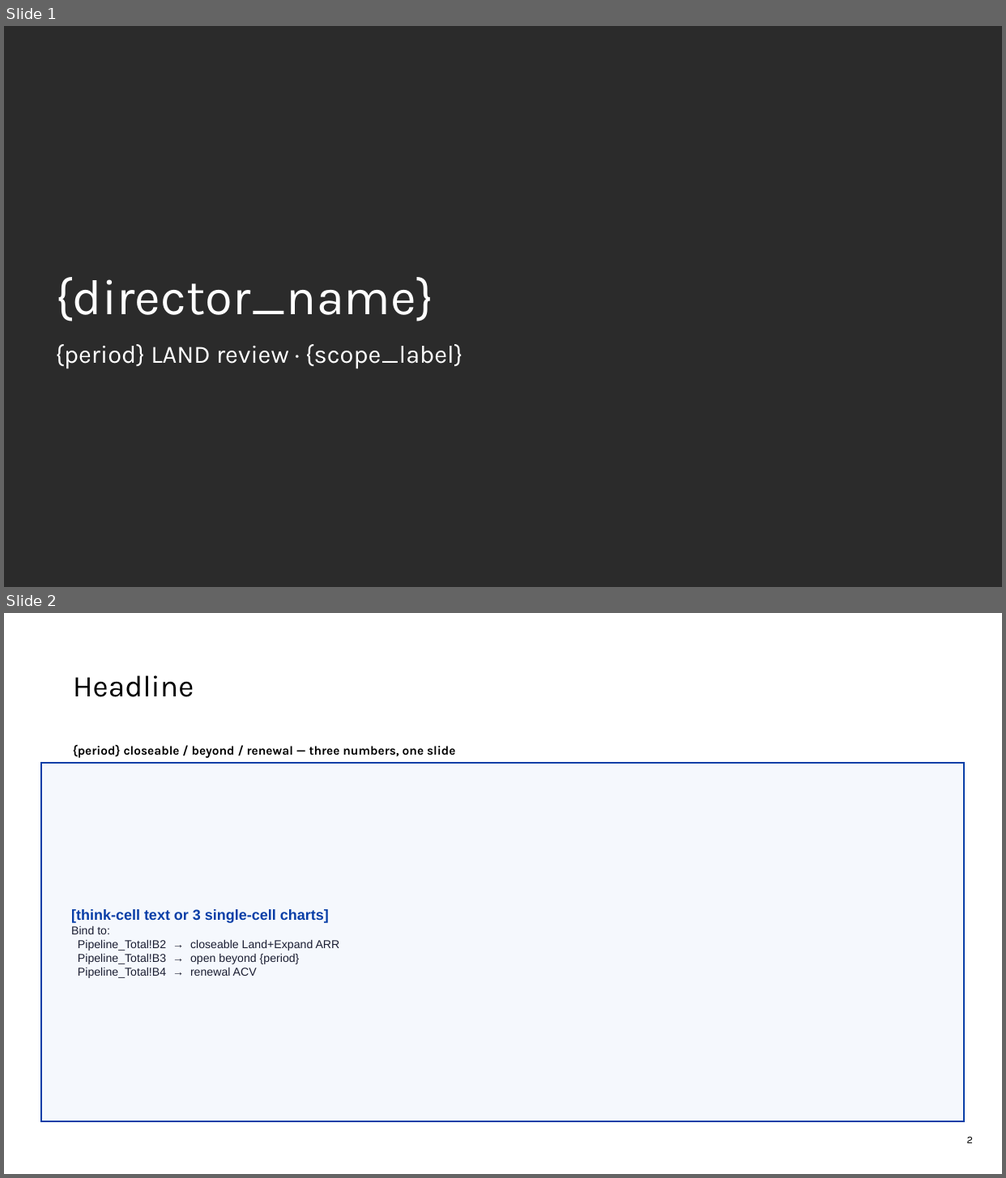
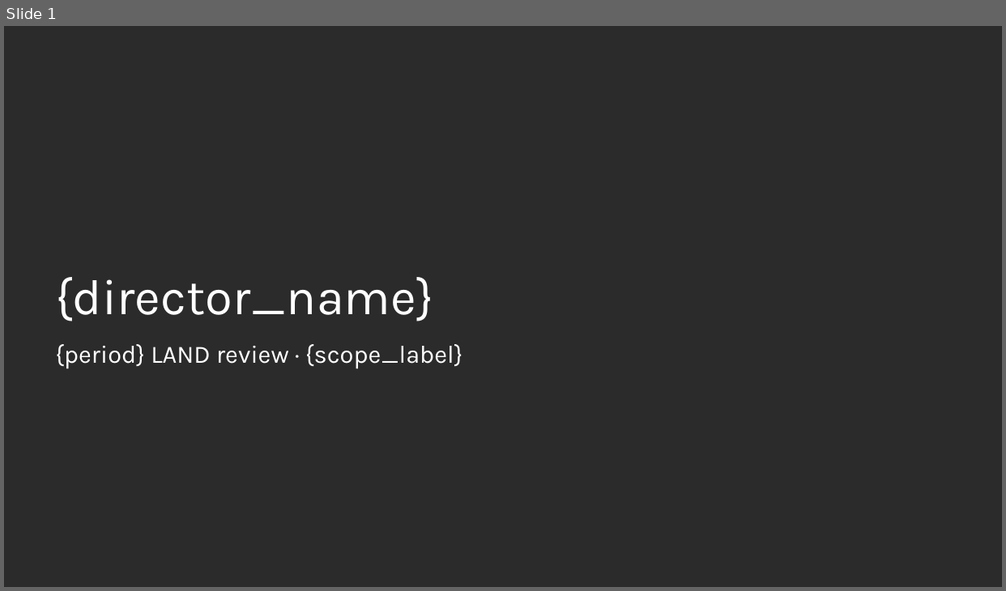
Before and after one commit to Andre-Profitt/sales-ops-copilot, a slide deck: assets/LAND_template.pptx. Shown one above the other, each under a label of ours: slides 1 and 2 before the commit, slide 1 after it. The pictures are 1006x1178 and 1006x591 pixels, drawn with LibreOffice and Linux fonts; fonts in the diff are those of the drawing; background and template pictures are left out; a plain dark background stands for a picture behind light text. Boxes give left, top, right and bottom in pixels: in the first picture for what was removed or moved away, otherwise in the second. Text is boxed around its words. In the diff, an @@ line names an element or a change of style, - is before the commit and + after.

```diff
--- a/assets/LAND_template.pptx
+++ b/assets/LAND_template.pptx
@@ slide 2 removed at [4, 613, 1002, 1174], background #FFFFFF @@
@@ text removed at [73, 675, 194, 697] @@
-Headline
@@ text removed at [73, 745, 455, 758] @@
-{period} closeable / beyond / renewal — three numbers, one slide
@@ rectangle removed at [41, 763, 965, 1122] @@
-[think-cell text or 3 single-cell charts]
-Bind to:
-Pipeline_Total!B2 → closeable Land+Expand ARR
-Pipeline_Total!B3 → open beyond {period}
-Pipeline_Total!B4 → renewal ACV
@@ page number removed at [967, 1136, 973, 1144] @@
-2
```
Also in this commit, not shown: 12 slides added, 2 other files.
